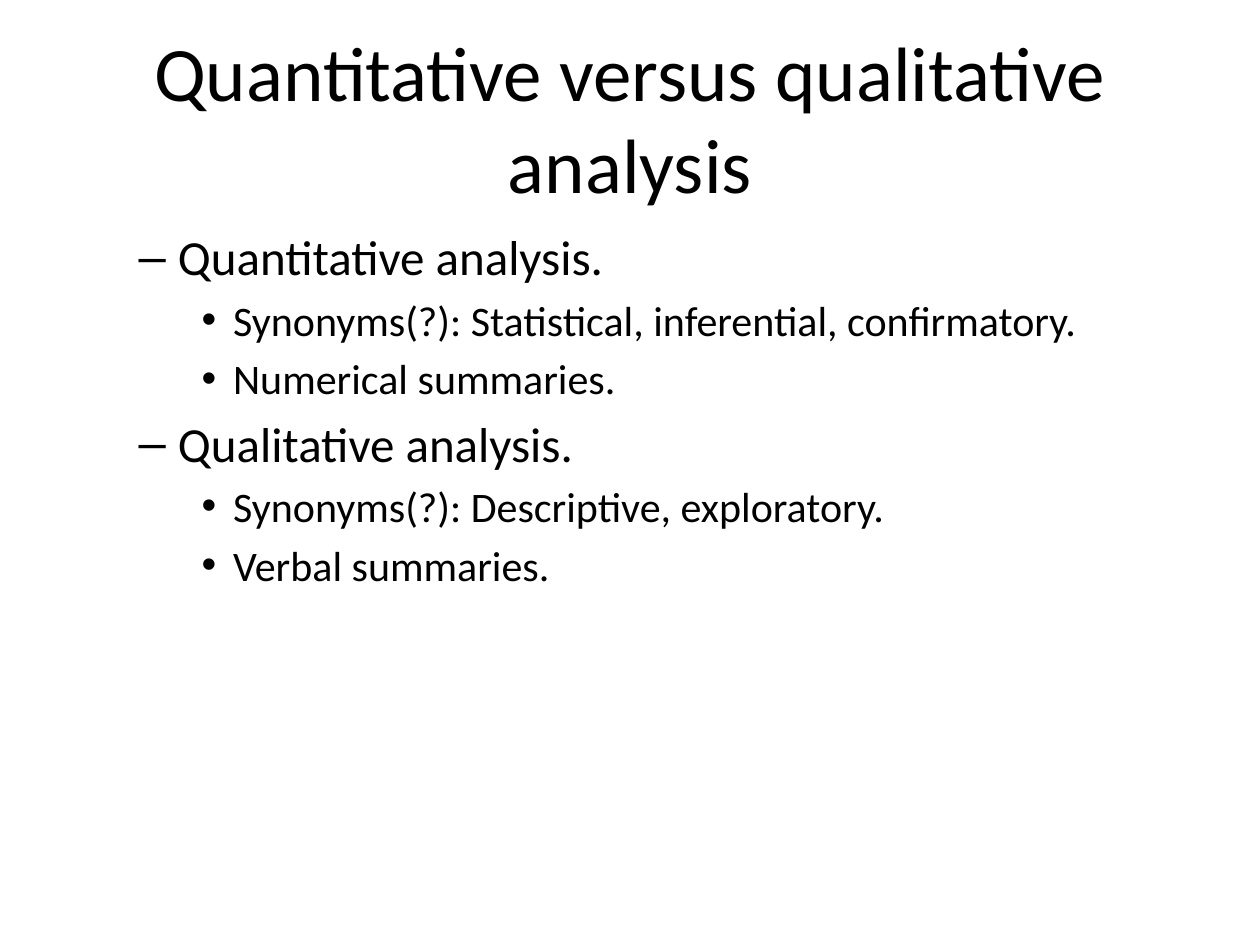
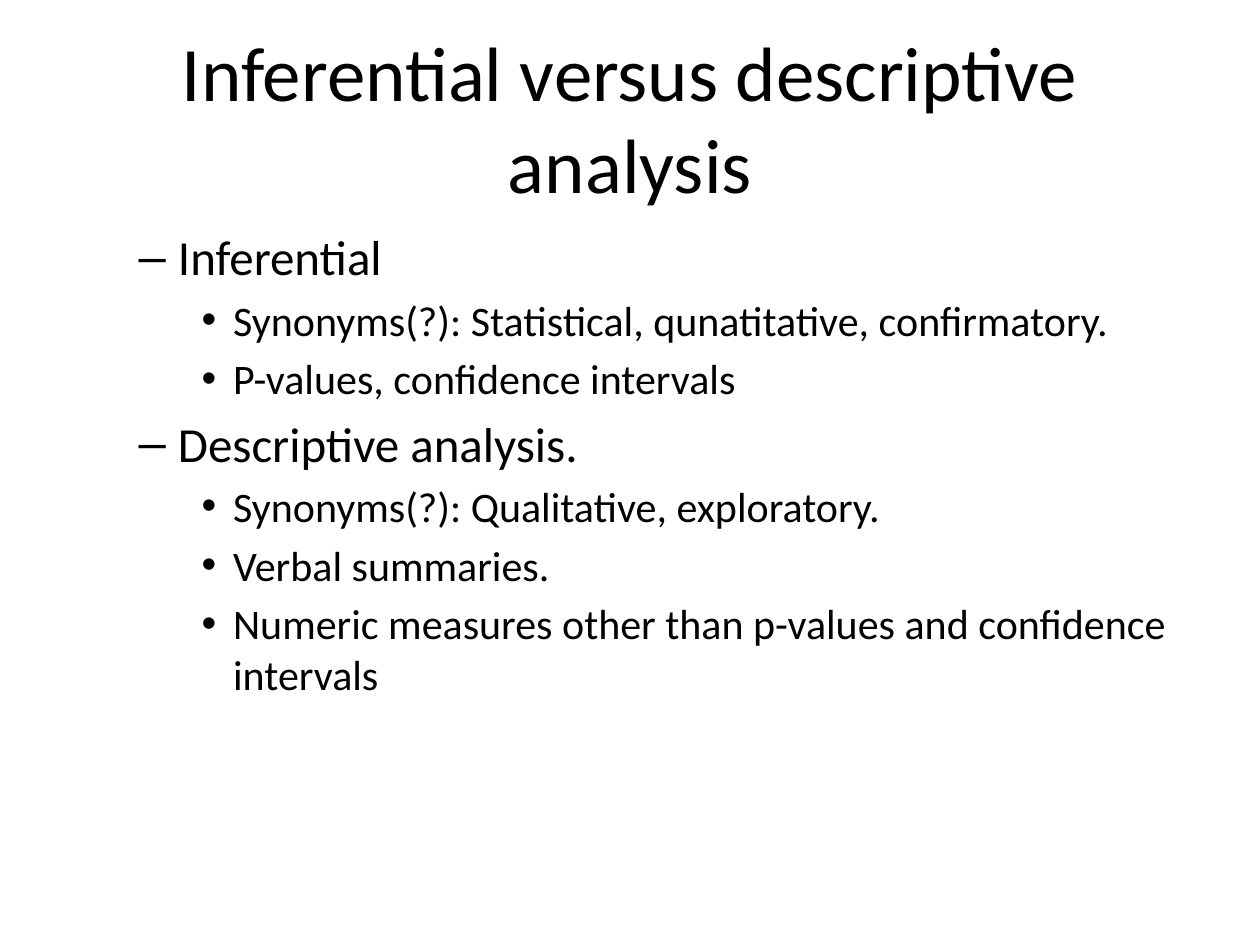
Before and after one commit to pmean/classes, a slide deck: slide 18 of clinical-research-methodology/results/video01-introduction.pptx (slide 16 before the commit). Drawn at 1260x945 pixels with LibreOffice and Linux fonts; fonts in the diff are those of the drawing. Boxes give left, top, right and bottom in pixels: in the first picture for what was removed or moved away, otherwise in the second. Text is boxed around its words. In the diff, an @@ line names an element or a change of style, - is before the commit and + after.

```diff
--- a/clinical-research-methodology/results/video01-introduction.pptx
+++ b/clinical-research-methodology/results/video01-introduction.pptx
@@ title at <box>182,47,1077,206</box>: text changed @@
-Quantitative versus qualitative analysis
+Inferential versus descriptive analysis
@@ text at <box>178,241,1108,529</box>: text changed @@
-  – Quantitative analysis.
-    • Synonyms(?): Statistical, inferential, confirmatory.
-    • Numerical summaries.
-  – Qualitative analysis.
-    • Synonyms(?): Descriptive, exploratory.
+  – Inferential
+    • Synonyms(?): Statistical, qunatitative, confirmatory.
+    • P-values, confidence intervals
+  – Descriptive analysis.
+    • Synonyms(?): Qualitative, exploratory.
@@ text at <box>233,609,1165,691</box>: paragraph added @@
+    • Numeric measures other than p-values and confidence intervals
```
Also in this commit, not shown: 5 other slides changed, 2 slides added, 1 slide removed, 2 other files.
